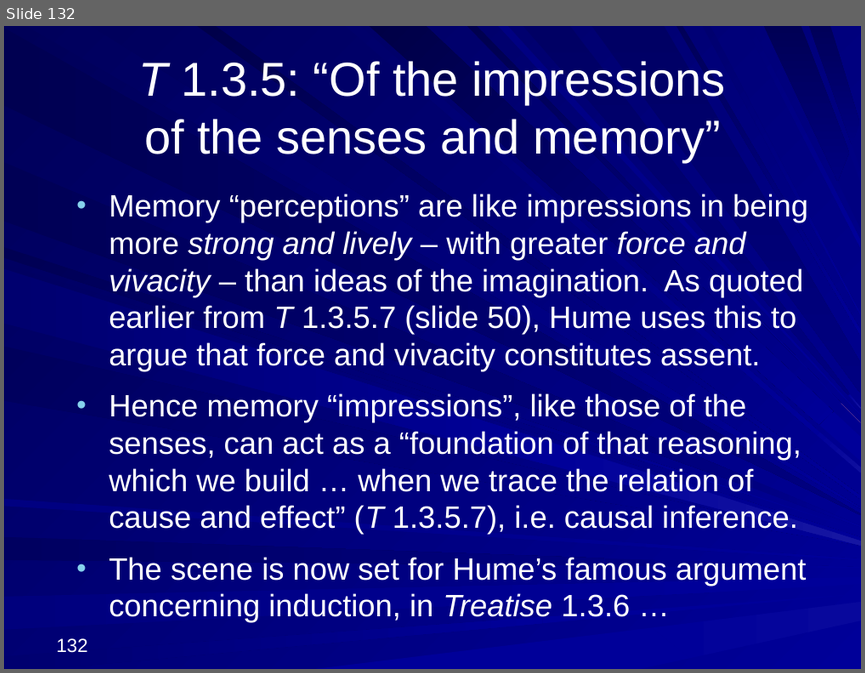
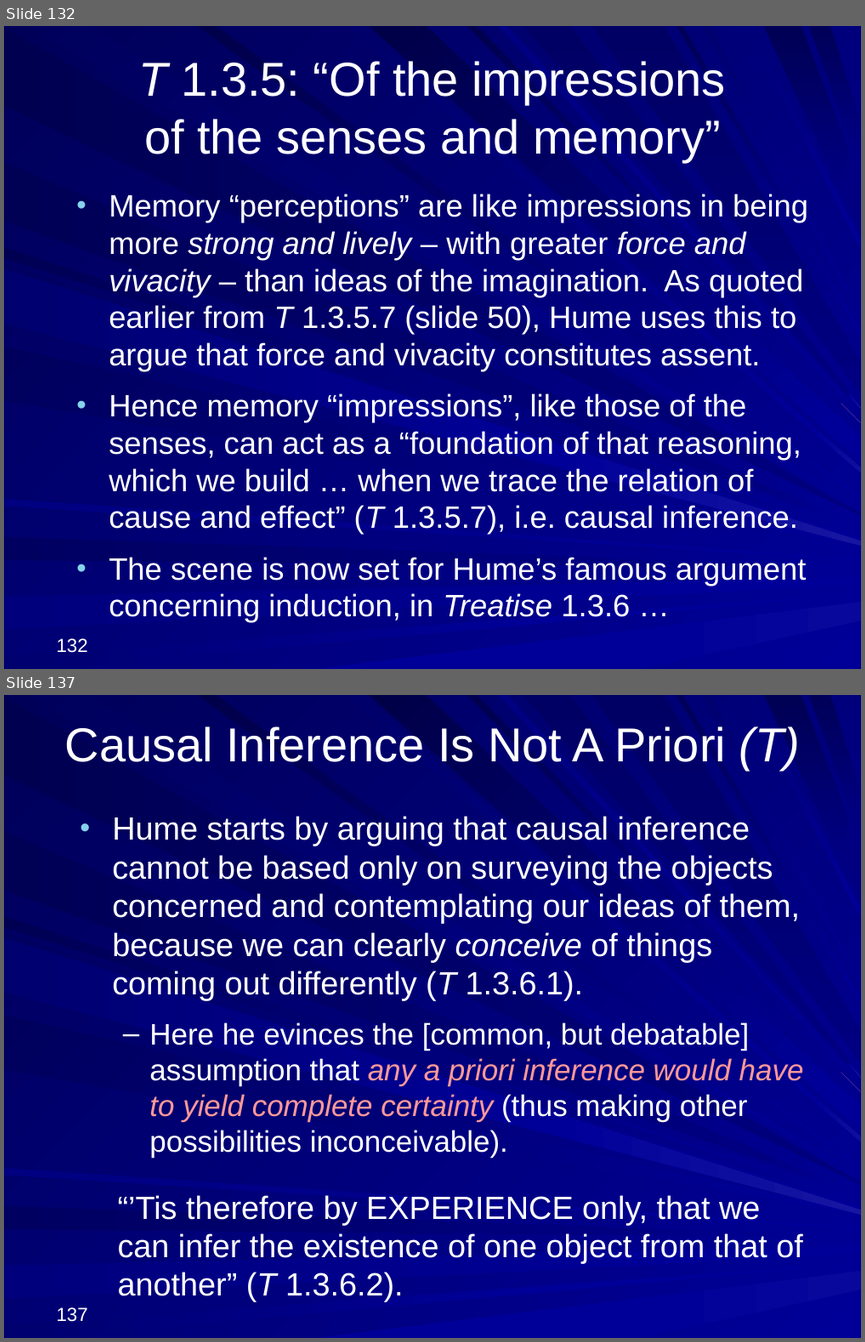
Before and after one commit to englishphilosophy/hume-texts-online, a slide deck: teaching/lectures/2025_Hume_MT_current.pptx. Shown one above the other, each under a label of ours: slide 132 before the commit, slides 132 and 137 after it; the slides between them are not shown. The pictures are 865x673 and 865x1342 pixels, drawn with LibreOffice and Linux fonts; fonts in the diff are those of the drawing. Boxes give left, top, right and bottom in pixels: in the first picture for what was removed or moved away, otherwise in the second. Text is boxed around its words. In the diff, an @@ line names an element or a change of style, - is before the commit and + after.

Commit message:
Uploading Hume lecture 4

```diff
--- a/teaching/lectures/2025_Hume_MT_current.pptx
+++ b/teaching/lectures/2025_Hume_MT_current.pptx
@@ slide 137 added at (x1=4, y1=695, x2=861, y2=1338), background gradient #000078 to #000099; not listed: 37 template elements that a slide beside it also shows @@
@@ title added at (x1=65, y1=726, x2=800, y2=770), 40 pt, text #FFFFFF @@
+Causal Inference Is Not A Priori (T)
@@ text added at (x1=112, y1=816, x2=804, y2=1302), 27 pt, text #FFFFFF @@
+• Hume starts by arguing that causal inference cannot be based only on surveying the objects concerned and contemplating our ideas of them, because we can clearly conceive of things coming out differently (T 1.3.6.1).
+  – Here he evinces the [common, but debatable] assumption that any a priori inference would have to yield complete certainty (thus making other possibilities inconceivable).
+  “’Tis therefore by EXPERIENCE only, that we can infer the existence of one object from that of another” (T 1.3.6.2).
@@ page number added at (x1=57, y1=1307, x2=88, y2=1321), 16 pt, text #FFFFFF @@
+137
```
Also in this commit, not shown: 41 other slides added, 2 other files.
